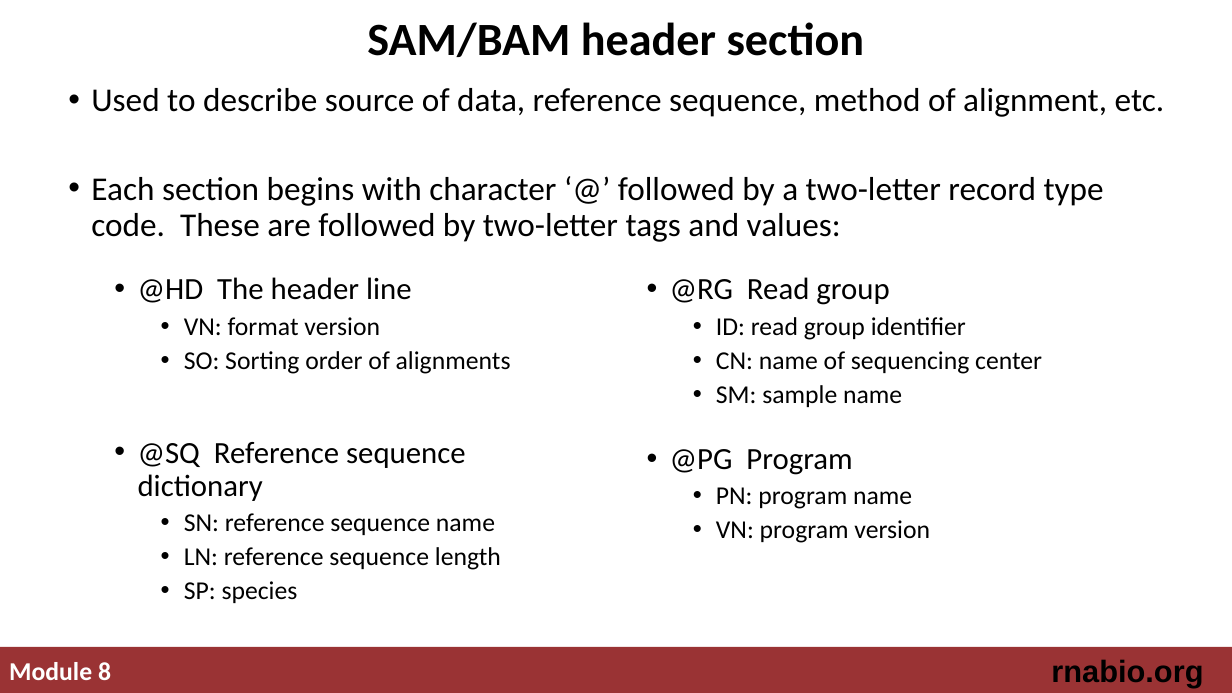
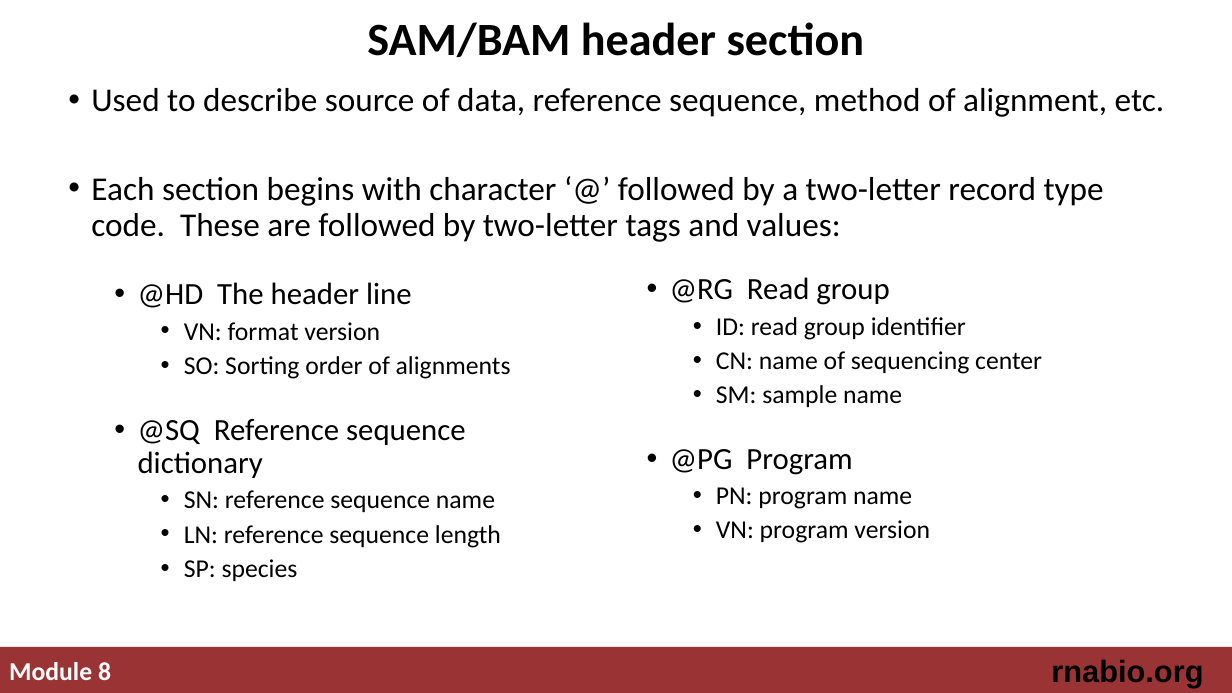
Before and after one commit to griffithlab/rnabio.org, a slide deck: slide 5 of assets/lectures/cbw-cshl/2019/mini/RNASeq_MiniLecture_08_02_SAM_BAM_BED.pptx. Drawn at 1232x693 pixels with LibreOffice and Linux fonts; fonts in the diff are those of the drawing. Boxes give left, top, right and bottom in pixels: in the first picture for what was removed or moved away, otherwise in the second. Text is boxed around its words. In the diff, an @@ line names an element or a change of style, - is before the commit and + after.

```diff
--- a/assets/lectures/cbw-cshl/2019/mini/RNASeq_MiniLecture_08_02_SAM_BAM_BED.pptx
+++ b/assets/lectures/cbw-cshl/2019/mini/RNASeq_MiniLecture_08_02_SAM_BAM_BED.pptx
@@ text "@HD The header line" rewrapped from [138,277,511,603] to [138,282,511,581] @@
```
Also in this commit, not shown: 1 other slide changed, 4 other files.
